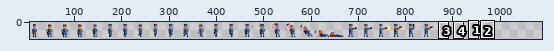
One commit to this sprite sheet: assets/sprites/cop.png. The picture above shows the old version from afar; the outline marks the close-up.
Close-up. The starting point:
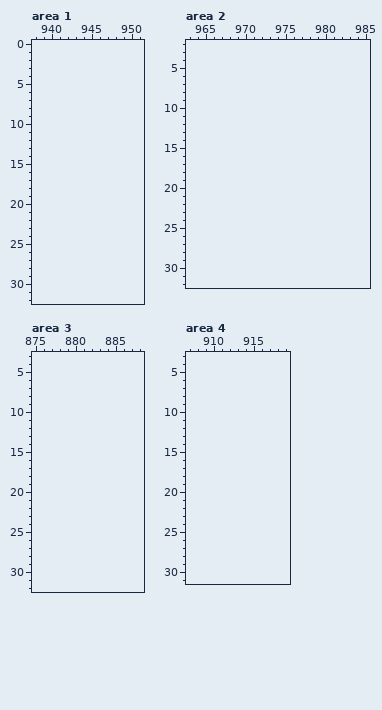
The file is 864x32 pixels. Shown: area 1: x 938..951, y 0..32; area 2: x 963..985, y 2..32; area 3: x 875..888, y 3..32; area 4: x 907..919, y 3..31. The old version is drawn lined up with the new one, on the new canvas. The wide view leaves out empty margins. The commit also changed other parts of the picture, which this record leaves out.
The same view after the edit:
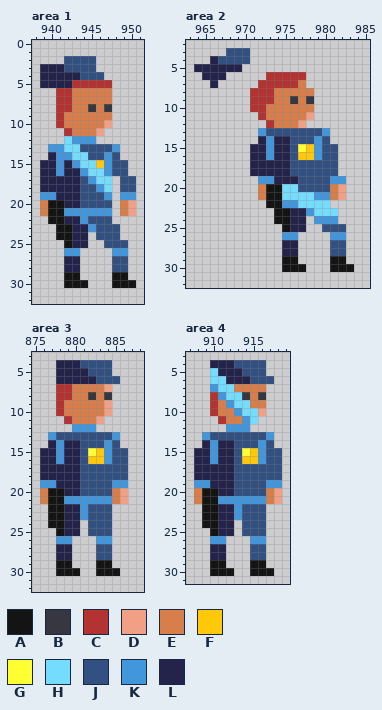
Palette (. is transparent): A #141414  B #373741  C #b43232  D #f2a085  E #d77e4b  F #ffc80a  G #ffff32  H #73dcff  J #325082  K #4196dc  L #23234b
What changed:
canvas 864x32 -> 2400x600
Changed rows in their new state; - is an unchanged pixel.
Area 1:
first column x 939:
 2 ---JJJJ-----
 3 LLLJJJJ-----
 4 LLLLLJJJ----
 5 LLLLCCCCC---
 6 --CCEEEEE---
 7 --CCEEEEE---
 8 --CCEEBEB---
 9 --CEEEEEE---
10 --CEEEEED---
11 ---CEEED----
12 ---HKKK-----
13 -KKHHJJJJK--
14 -LKKHHJJKJ--
15 LLKLKHHFKJJ-
16 LLKLLKHHKJJ-
17 LLLLLJKHH-JJ
18 LLLLLJJKH-JJ
19 KKLLLJJJK-KK
20 EAALLJJJJ-ED
21 EAAKKKKKK-ED
22 -AALLKJJJ---
23 --AALLKJJJ--
24 --AALL-JJJ--
25 ---ALL--JJJ-
26 ---KK----KK-
27 ---LL----JJ-
28 ---LL----JJ-
29 ---AA----AA-
30 ---AAA---AAA
Area 2:
first column x 964:
 3 ----JJJ-------------
 4 --LJJJJ-------------
 5 LLLLLL--------------
 6 -LLL-----CCCCC------
 7 --L-----CCCCCE------
 8 -------CCCEEEEE-----
 9 -------CCCEEBEB-----
10 -------CCEEEEEE-----
11 --------CEEEEED-----
12 ---------CEEED------
13 --------KJJJJJJJK---
14 --------LKLLJJJKJ---
15 -------LLKLLJGFKJJ--
16 -------LLKLLJFFKJJ--
17 -------LLLLLJJJJJJ--
18 -------LLLLLJJJJJJ--
19 --------KKLLLJJJJKK-
20 --------EAAHHJJJJED-
21 --------EAAHHHHKKED-
22 ---------AAKKHHHH---
23 ----------AALLKHHH--
24 ----------AALL-KKK--
25 -----------ALL--JJJ-
26 -----------KK----KK-
27 -----------LL----JJ-
28 -----------LL----JJ-
29 -----------AA----AA-
30 -----------AAA---AAA
Area 3:
first column x 876:
 4 --LLLJJJJ--
 5 --LLLLJJJ--
 6 --LLLLLJJJ-
 7 --CCEEEED--
 8 --CCEEBEB--
 9 --CEEEEED--
10 --CEEEEED--
11 ---CEEED---
12 ----KKK----
13 -KJJJJJJJK-
14 -LKLLJJJKJ-
15 LLKLLJGFKJJ
16 LLKLLJFFKJJ
17 LLLLLJJJJJJ
18 LLLLLJJJJJJ
19 KKLLLJJJJKK
20 EAALLJJJJED
21 EAAKKKKKKED
22 -AALLKJJJ--
23 -AALLKJJJ--
24 -AALL-JJJ--
25 --ALL-JJJ--
26 --KK---KK--
27 --LL---JJ--
28 --LL---JJ--
29 --AA---AA--
30 --AAA--AAA-
Area 4:
first column x 908:
 4 --LLLJJJJ--
 5 --HLLLJJJ--
 6 --HHLLLJJJ-
 7 --KHHEEEE--
 8 --CKHHBEB--
 9 --CEKHHEE--
10 --CEEKHHD--
11 ---CEEKH---
12 ----KKK----
13 -KJJJJJJJK-
14 -LKLLJJJKJ-
15 LLKLLJGFKJJ
16 LLKLLJFFKJJ
17 LLLLLJJJJJJ
18 LLLLLJJJJJJ
19 KKLLLJJJJKK
20 EAALLJJJJED
21 EAAKKKKKKED
22 -AALLKJJJ--
23 -AALLKJJJ--
24 -AALL-JJJ--
25 --ALL-JJJ--
26 --KK---KK--
27 --LL---JJ--
28 --LL---JJ--
29 --AA---AA--
30 --AAA--AAA-
Changed places in both close-ups, as pixel boxes (x1, y1, x2, y2):
added: (40, 56, 136, 288)
added: (194, 48, 354, 272)
added: (40, 360, 128, 576)
added: (194, 360, 282, 576)
